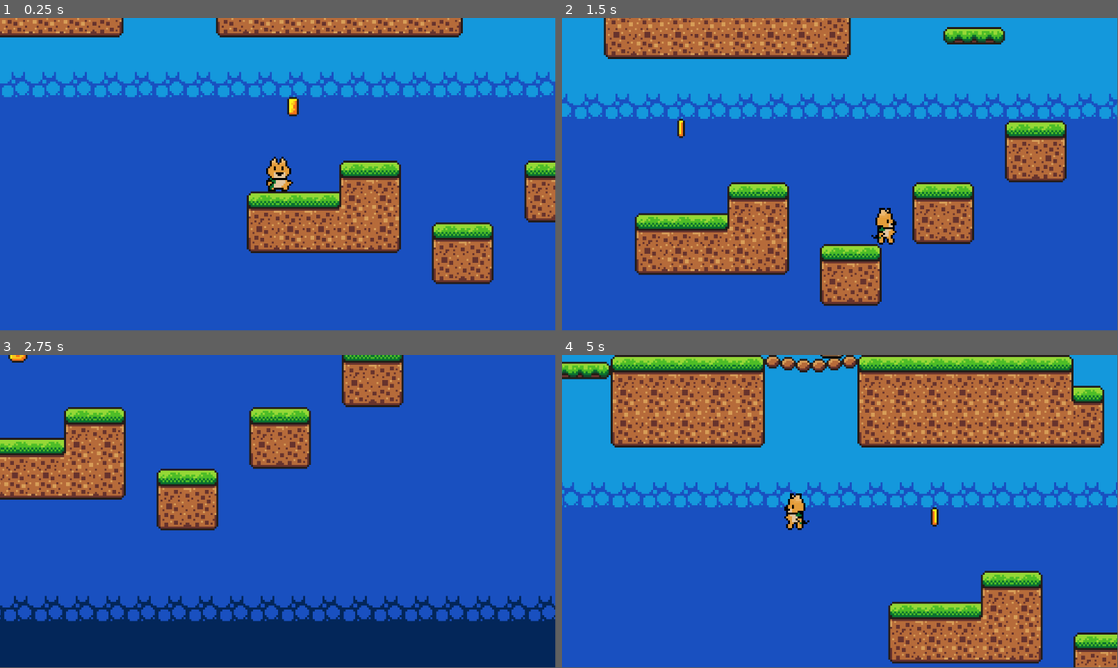
Above: before the commit, frames 1-4 (two rows, left to right).
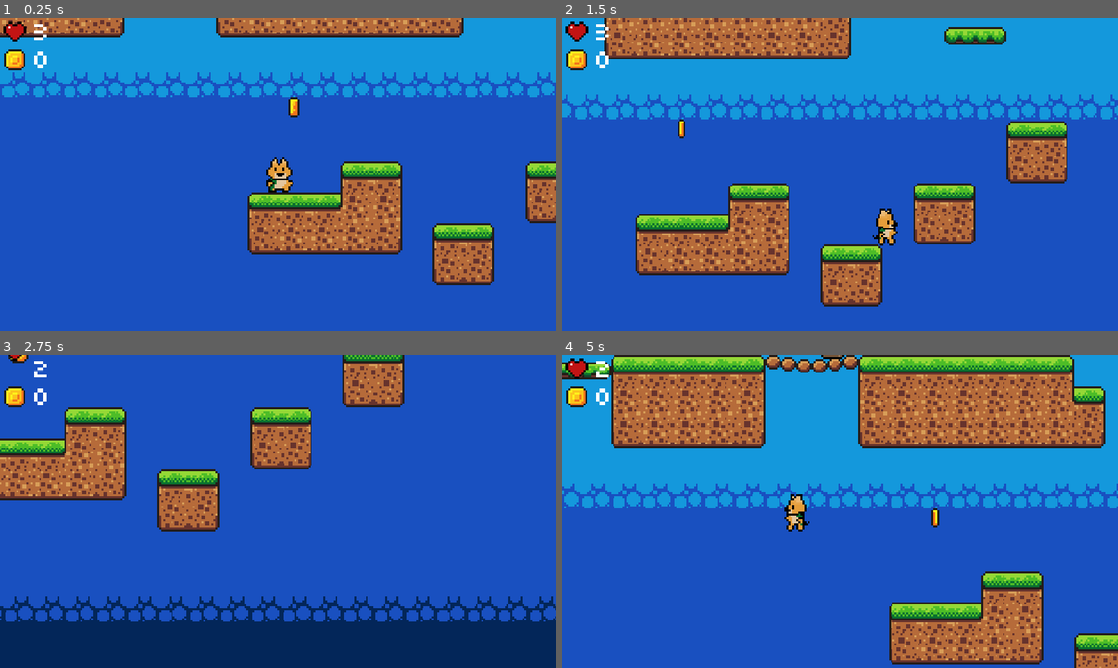
Above: after the commit, the same moments.

Repository: RafaeloxMC/shiba
Game: Godot game, scene res://scenes/game.tscn
Same seed, same stepped clock (60 frames per second), same inputs: the game is played once before the commit and once after it.
Inputs:
- Up to frame 1 (0.25 s): no input
- Up to frame 2 (1.5 s): tap Enter at 0.5 s; hold Right (move_right) from 0.53 s (still down); tap Space (jump) at 0.77 s
- Up to frame 3 (2.75 s): tap Space (jump) at 1.52 s; release Right (move_right) at 2.03 s; hold Left (move_left) from 2.03 s (still down)
- Up to frame 4 (5 s): release Left (move_left) at 2.78 s; hold Right (move_right) 2.78-4.28 s; tap Space (jump) at 3.02, 3.77, 4.52 s; hold Left (move_left) from 4.28 s (still down)
In our replay, the window is 799x449 before the commit and 800x450 after it. These sizes can differ from the game's own. Grey fills any space a smaller window leaves; there, only what the larger window draws over its background counts as a difference.

The runs differ from the first frame. In frame 1, 6.4% of the frame differs, in the area x 0-100%, y 0-86%; in frame 2, 7.9%; in frame 3, 5.1%; in frame 4, 9.9%, in the area x 0-100%, y 0-100%.

Commit message:
Add HUD & use signals for communication between nodes

Diff:
--- a/project.godot
+++ b/project.godot
@@ -17,7 +17,12 @@
 
 [autoload]
 
+GameManager="*res://scripts/game_manager.gd"
 Music="*res://scenes/music.tscn"
+
+[display]
+
+window/stretch/mode="canvas_items"
 
 [editor_plugins]
 
--- a/scenes/game.tscn
+++ b/scenes/game.tscn
@@ -1,10 +1,10 @@
 [gd_scene load_steps=14 format=3 uid="uid://bd0uwlu6vgy38"]
 
-[ext_resource type="Script" uid="uid://bu0gfrikqdv5v" path="res://scripts/game_manager.gd" id="1_u5sy4"]
 [ext_resource type="PackedScene" uid="uid://b50ps8r584f3y" path="res://scenes/player.tscn" id="1_uwrxv"]
 [ext_resource type="Texture2D" uid="uid://bmajqgx1hdnrr" path="res://assets/sprites/world_tileset.png" id="2_yqjtg"]
 [ext_resource type="PackedScene" uid="uid://b5lvwjoesv1re" path="res://scenes/killzone.tscn" id="3_iywne"]
 [ext_resource type="PackedScene" uid="uid://hmyka8egx1i6" path="res://scenes/platform.tscn" id="3_lnu2h"]
+[ext_resource type="PackedScene" uid="uid://gef1vveefbjs" path="res://scenes/gameui.tscn" id="4_gee14"]
 [ext_resource type="PackedScene" uid="uid://crqc1hhdhds5b" path="res://scenes/coin.tscn" id="4_lbhrr"]
 [ext_resource type="PackedScene" uid="uid://c46m5254yitc8" path="res://scenes/squirrel.tscn" id="6_p57ef"]
 
@@ -261,10 +261,6 @@
 
 [node name="Game" type="Node2D"]
 
-[node name="GameManager" type="Node" parent="."]
-unique_name_in_owner = true
-script = ExtResource("1_u5sy4")
-
 [node name="TileMap" type="TileMap" parent="."]
 tile_set = SubResource("TileSet_lbhrr")
 format = 2
@@ -283,6 +279,8 @@
 limit_smoothed = true
 position_smoothing_enabled = true
 
+[node name="GameUI" parent="Player/Camera2D" instance=ExtResource("4_gee14")]
+
 [node name="Killzone" parent="." instance=ExtResource("3_iywne")]
 position = Vector2(0, 165)
 
--- /dev/null
+++ b/scenes/gameui.tscn
@@ -0,0 +1,282 @@
+[gd_scene load_steps=37 format=3 uid="uid://gef1vveefbjs"]
+
+[ext_resource type="Script" uid="uid://d4fky1rju1p7y" path="res://scripts/gameui.gd" id="1_wwaar"]
+[ext_resource type="Texture2D" uid="uid://byivli2q5tqnr" path="res://assets/sprites/ui_elements.png" id="2_ccwni"]
+[ext_resource type="FontFile" uid="uid://8t1kpmmy5wvw" path="res://assets/fonts/pixelsix00.ttf" id="2_mu2ln"]
+[ext_resource type="Texture2D" uid="uid://dq278psfgufaf" path="res://assets/sprites/coin.png" id="4_mu2ln"]
+
+[sub_resource type="LabelSettings" id="LabelSettings_ccwni"]
+font = ExtResource("2_mu2ln")
+font_size = 34
+
+[sub_resource type="AtlasTexture" id="AtlasTexture_wwaar"]
+atlas = ExtResource("2_ccwni")
+region = Rect2(0, 0, 16, 16)
+
+[sub_resource type="AtlasTexture" id="AtlasTexture_mu2ln"]
+atlas = ExtResource("2_ccwni")
+region = Rect2(16, 0, 16, 16)
+
+[sub_resource type="AtlasTexture" id="AtlasTexture_n31af"]
+atlas = ExtResource("2_ccwni")
+region = Rect2(32, 0, 16, 16)
+
+[sub_resource type="AtlasTexture" id="AtlasTexture_wexye"]
+atlas = ExtResource("2_ccwni")
+region = Rect2(48, 0, 16, 16)
+
+[sub_resource type="AtlasTexture" id="AtlasTexture_tgq32"]
+atlas = ExtResource("2_ccwni")
+region = Rect2(64, 0, 16, 16)
+
+[sub_resource type="AtlasTexture" id="AtlasTexture_s0xlj"]
+atlas = ExtResource("2_ccwni")
+region = Rect2(80, 0, 16, 16)
+
+[sub_resource type="AtlasTexture" id="AtlasTexture_bjfv8"]
+atlas = ExtResource("2_ccwni")
+region = Rect2(96, 0, 16, 16)
+
+[sub_resource type="AtlasTexture" id="AtlasTexture_3guck"]
+atlas = ExtResource("2_ccwni")
+region = Rect2(112, 0, 16, 16)
+
+[sub_resource type="AtlasTexture" id="AtlasTexture_lwled"]
+atlas = ExtResource("2_ccwni")
+region = Rect2(0, 16, 16, 16)
+
+[sub_resource type="AtlasTexture" id="AtlasTexture_55g5v"]
+atlas = ExtResource("2_ccwni")
+region = Rect2(16, 16, 16, 16)
+
+[sub_resource type="AtlasTexture" id="AtlasTexture_d0edb"]
+atlas = ExtResource("2_ccwni")
+region = Rect2(32, 16, 16, 16)
+
+[sub_resource type="AtlasTexture" id="AtlasTexture_r6hs0"]
+atlas = ExtResource("2_ccwni")
+region = Rect2(48, 16, 16, 16)
+
+[sub_resource type="AtlasTexture" id="AtlasTexture_seba6"]
+atlas = ExtResource("2_ccwni")
+region = Rect2(64, 16, 16, 16)
+
+[sub_resource type="AtlasTexture" id="AtlasTexture_68h5l"]
+atlas = ExtResource("2_ccwni")
+region = Rect2(80, 16, 16, 16)
+
+[sub_resource type="AtlasTexture" id="AtlasTexture_gk3oy"]
+atlas = ExtResource("2_ccwni")
+region = Rect2(0, 0, 16, 16)
+
+[sub_resource type="AtlasTexture" id="AtlasTexture_jwklp"]
+atlas = ExtResource("2_ccwni")
+region = Rect2(96, 16, 16, 16)
+
+[sub_resource type="AtlasTexture" id="AtlasTexture_dilhr"]
+atlas = ExtResource("2_ccwni")
+region = Rect2(0, 0, 16, 16)
+
+[sub_resource type="SpriteFrames" id="SpriteFrames_rjngh"]
+animations = [{
+"frames": [{
+"duration": 1.0,
+"texture": SubResource("AtlasTexture_wwaar")
+}, {
+"duration": 1.0,
+"texture": SubResource("AtlasTexture_mu2ln")
+}, {
+"duration": 1.0,
+"texture": SubResource("AtlasTexture_n31af")
+}, {
+"duration": 1.0,
+"texture": SubResource("AtlasTexture_wexye")
+}, {
+"duration": 1.0,
+"texture": SubResource("AtlasTexture_tgq32")
+}, {
+"duration": 1.0,
+"texture": SubResource("AtlasTexture_s0xlj")
+}, {
+"duration": 1.0,
+"texture": SubResource("AtlasTexture_bjfv8")
+}, {
+"duration": 1.0,
+"texture": SubResource("AtlasTexture_3guck")
+}, {
+"duration": 1.0,
+"texture": SubResource("AtlasTexture_lwled")
+}, {
+"duration": 1.0,
+"texture": SubResource("AtlasTexture_55g5v")
+}, {
+"duration": 1.0,
+"texture": SubResource("AtlasTexture_d0edb")
+}, {
+"duration": 1.0,
+"texture": SubResource("AtlasTexture_r6hs0")
+}, {
+"duration": 1.0,
+"texture": SubResource("AtlasTexture_seba6")
+}, {
+"duration": 1.0,
+"texture": SubResource("AtlasTexture_68h5l")
+}, {
+"duration": 1.0,
+"texture": SubResource("AtlasTexture_gk3oy")
+}, {
+"duration": 3.0,
+"texture": SubResource("AtlasTexture_jwklp")
+}, {
+"duration": 3.0,
+"texture": SubResource("AtlasTexture_dilhr")
+}, {
+"duration": 3.0,
+"texture": SubResource("AtlasTexture_jwklp")
+}, {
+"duration": 3.0,
+"texture": SubResource("AtlasTexture_dilhr")
+}],
+"loop": false,
+"name": &"break",
+"speed": 30.0
+}]
+
+[sub_resource type="AtlasTexture" id="AtlasTexture_rjngh"]
+atlas = ExtResource("4_mu2ln")
+region = Rect2(0, 0, 16, 16)
+
+[sub_resource type="AtlasTexture" id="AtlasTexture_71aa1"]
+atlas = ExtResource("4_mu2ln")
+region = Rect2(16, 0, 16, 16)
+
+[sub_resource type="AtlasTexture" id="AtlasTexture_s4xok"]
+atlas = ExtResource("4_mu2ln")
+region = Rect2(32, 0, 16, 16)
+
+[sub_resource type="AtlasTexture" id="AtlasTexture_c3wg8"]
+atlas = ExtResource("4_mu2ln")
+region = Rect2(48, 0, 16, 16)
+
+[sub_resource type="AtlasTexture" id="AtlasTexture_vuh8j"]
+atlas = ExtResource("4_mu2ln")
+region = Rect2(64, 0, 16, 16)
+
+[sub_resource type="AtlasTexture" id="AtlasTexture_wvw3u"]
+atlas = ExtResource("4_mu2ln")
+region = Rect2(80, 0, 16, 16)
+
+[sub_resource type="AtlasTexture" id="AtlasTexture_h5s8r"]
+atlas = ExtResource("4_mu2ln")
+region = Rect2(96, 0, 16, 16)
+
+[sub_resource type="AtlasTexture" id="AtlasTexture_kkjs2"]
+atlas = ExtResource("4_mu2ln")
+region = Rect2(112, 0, 16, 16)
+
+[sub_resource type="AtlasTexture" id="AtlasTexture_g7apy"]
+atlas = ExtResource("4_mu2ln")
+region = Rect2(128, 0, 16, 16)
+
+[sub_resource type="AtlasTexture" id="AtlasTexture_l442k"]
+atlas = ExtResource("4_mu2ln")
+region = Rect2(144, 0, 16, 16)
+
+[sub_resource type="AtlasTexture" id="AtlasTexture_380xy"]
+atlas = ExtResource("4_mu2ln")
+region = Rect2(160, 0, 16, 16)
+
+[sub_resource type="AtlasTexture" id="AtlasTexture_4oef0"]
+atlas = ExtResource("4_mu2ln")
+region = Rect2(176, 0, 16, 16)
+
+[sub_resource type="SpriteFrames" id="SpriteFrames_0jyfi"]
+animations = [{
+"frames": [{
+"duration": 1.0,
+"texture": SubResource("AtlasTexture_rjngh")
+}, {
+"duration": 1.0,
+"texture": SubResource("AtlasTexture_71aa1")
+}, {
+"duration": 1.0,
+"texture": SubResource("AtlasTexture_s4xok")
+}, {
+"duration": 1.0,
+"texture": SubResource("AtlasTexture_c3wg8")
+}, {
+"duration": 1.0,
+"texture": SubResource("AtlasTexture_vuh8j")
+}, {
+"duration": 1.0,
+"texture": SubResource("AtlasTexture_wvw3u")
+}, {
+"duration": 1.0,
+"texture": SubResource("AtlasTexture_h5s8r")
+}, {
+"duration": 1.0,
+"texture": SubResource("AtlasTexture_kkjs2")
+}, {
+"duration": 1.0,
+"texture": SubResource("AtlasTexture_g7apy")
+}, {
+"duration": 1.0,
+"texture": SubResource("AtlasTexture_l442k")
+}, {
+"duration": 1.0,
+"texture": SubResource("AtlasTexture_380xy")
+}, {
+"duration": 1.0,
+"texture": SubResource("AtlasTexture_4oef0")
+}, {
+"duration": 1.0,
+"texture": SubResource("AtlasTexture_rjngh")
+}],
+"loop": false,
+"name": &"pickup",
+"speed": 20.0
+}]
+
+[node name="GameUI" type="Control"]
+layout_mode = 3
+anchors_preset = 15
+anchor_right = 1.0
+anchor_bottom = 1.0
+grow_horizontal = 2
+grow_vertical = 2
+script = ExtResource("1_wwaar")
+
+[node name="CanvasLayer" type="CanvasLayer" parent="."]
+
+[node name="HeartsLabel" type="Label" parent="CanvasLayer"]
+offset_left = 70.0
+offset_right = 110.0
+offset_bottom = 56.0
+scale = Vector2(1.53448, 1.53448)
+text = "3"
+label_settings = SubResource("LabelSettings_ccwni")
+
+[node name="CoinsLabel" type="Label" parent="CanvasLayer"]
+offset_left = 70.0
+offset_top = 57.0
+offset_right = 110.0
+offset_bottom = 113.0
+scale = Vector2(1.53448, 1.53448)
+text = "0"
+label_settings = SubResource("LabelSettings_ccwni")
+
+[node name="HeartsSprite" type="AnimatedSprite2D" parent="CanvasLayer"]
+position = Vector2(30, 21)
+scale = Vector2(4.60343, 4.60343)
+sprite_frames = SubResource("SpriteFrames_rjngh")
+animation = &"break"
+frame = 18
+frame_progress = 1.0
+
+[node name="CoinsSprite" type="AnimatedSprite2D" parent="CanvasLayer"]
+position = Vector2(30, 86)
+scale = Vector2(4.23325, 4.23325)
+sprite_frames = SubResource("SpriteFrames_0jyfi")
+animation = &"pickup"
+frame = 12
+frame_progress = 1.0
--- a/scenes/player.tscn
+++ b/scenes/player.tscn
@@ -464,9 +464,10 @@
 [node name="AnimatedSprite2D" type="AnimatedSprite2D" parent="."]
 position = Vector2(0, -12)
 sprite_frames = SubResource("SpriteFrames_tuyoq")
-animation = &"walk"
+animation = &"death"
 autoplay = "idle"
-frame_progress = 0.814111
+frame = 7
+frame_progress = 1.0
 
 [node name="CollisionShape2D" type="CollisionShape2D" parent="."]
 visible = false
--- a/scripts/coin.gd
+++ b/scripts/coin.gd
@@ -1,9 +1,8 @@
 extends Area2D
 
-@onready var game_manager: Node = %GameManager
 @onready var animation_player: AnimationPlayer = $AnimationPlayer
 
 func _on_body_entered(body: Node2D) -> void:
 	if body.name != "Player": return
-	game_manager.add_coin()
+	GameManager.add_coin()
 	animation_player.play("pickup")
--- a/scripts/game_manager.gd
+++ b/scripts/game_manager.gd
@@ -2,8 +2,17 @@
 
 var score = 0
 var coins = 0
-var hearts = 0
+var hearts = 3
+
+signal death()
+signal coin_pickup()
 
 func add_coin():
 	coins += 1
 	print("Coin picked up: ", coins)
+	coin_pickup.emit()
+
+func remove_heart():
+	print("Removed heart!")
+	hearts -= 1
+	death.emit()
--- /dev/null
+++ b/scripts/gameui.gd
@@ -0,0 +1,31 @@
+extends Control
+
+@onready var hearts_sprite: AnimatedSprite2D = $CanvasLayer/HeartsSprite
+@onready var hearts_label: Label = $CanvasLayer/HeartsLabel
+
+@onready var coins_sprite: AnimatedSprite2D = $CanvasLayer/CoinsSprite
+@onready var coins_label: Label = $CanvasLayer/CoinsLabel
+
+func death():
+	hearts_sprite.play("break")
+	update_hearts()
+
+func update_hearts():
+	print("Updating hearts!")
+	hearts_label.text = str(GameManager.hearts)
+
+func coin_pickup():
+	coins_sprite.play("pickup")
+	update_coins()
+
+func update_coins():
+	coins_label.text = str(GameManager.coins)
+
+
+# Called when the node enters the scene tree for the first time.
+func _ready() -> void:
+	GameManager.death.connect(death)
+	GameManager.coin_pickup.connect(coin_pickup)
+	print("Loaded GameUI")
+	update_hearts()
+	update_coins()
--- a/scripts/killzone.gd
+++ b/scripts/killzone.gd
@@ -5,8 +5,9 @@
 func _on_body_entered(body: Node2D) -> void:
 	if not body.name == "Player": return
 	print("Player died!")
-	if(body.has_method("die")):
-		body.die()
+	#if(body.has_method("die")):
+	#	body.die()
+	GameManager.remove_heart()
 	Engine.time_scale = 0.5
 	timer.start()
 
--- a/scripts/player.gd
+++ b/scripts/player.gd
@@ -16,6 +16,9 @@
 	self.set_collision_mask_value(1, false)
 	self.set_collision_mask_value(3, true)
 	self.set_collision_layer_value(2, false)
+
+func _ready():
+	GameManager.death.connect(die)
 
 func _physics_process(delta: float) -> void:
 	if not is_on_floor():
Binary file removed: assets/fonts/PixelOperator8-Bold.ttf
Binary file removed: assets/fonts/PixelOperator8.ttf
Not shown, removed: assets/fonts/PixelOperator8.ttf.import
Binary file added: assets/fonts/pixelsix00.ttf
Not shown, changed: assets/fonts/pixelsix00.ttf.import
Binary file added: assets/sprites/ui_elements.png
Not shown, added: assets/sprites/ui_elements.png.import
Not shown, added: scripts/gameui.gd.uid
